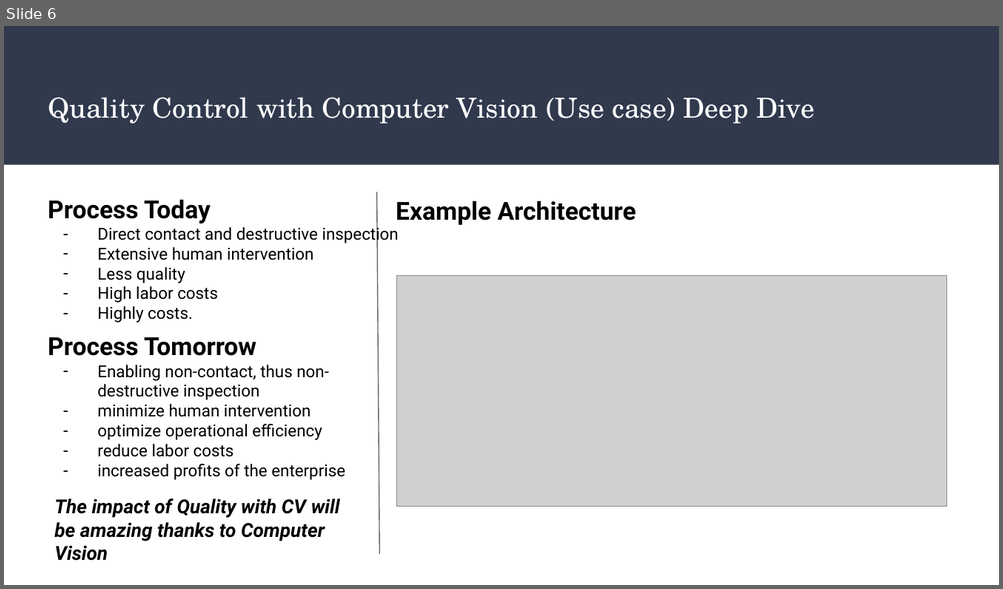
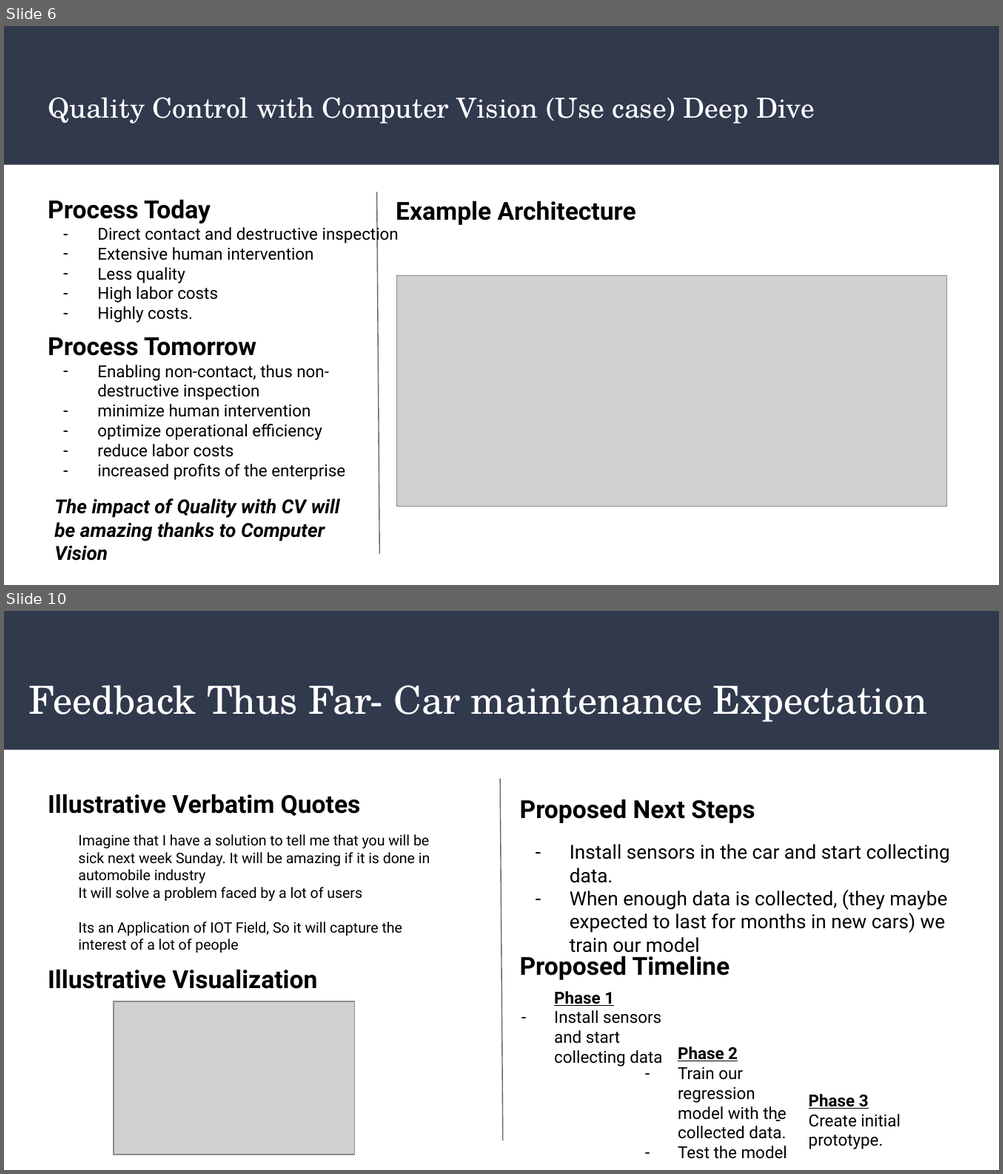
Before and after one commit to mohandesosama/Delivering-an-ML-AI-Strategy, a slide deck: 03_Final Presentation Template.pptx. Shown one above the other, each under a label of ours: slide 6 before the commit, slides 6 and 10 after it; the slides between them are not shown. The pictures are 1003x589 and 1003x1174 pixels, drawn with LibreOffice and Linux fonts; fonts in the diff are those of the drawing; grey boxes stand for pictures. Boxes give left, top, right and bottom in pixels: in the first picture for what was removed or moved away, otherwise in the second. Text is boxed around its words. In the diff, an @@ line names an element or a change of style, - is before the commit and + after.

```diff
--- a/03_Final Presentation Template.pptx
+++ b/03_Final Presentation Template.pptx
@@ slide 10 added at box(4, 611, 999, 1170), background #FFFFFF; not listed: 1 template element that a slide beside it also shows @@
@@ title added at box(28, 685, 927, 722), 28 pt, text #FFFFFF @@
+Feedback Thus Far- Car maintenance Expectation
@@ line added from (501, 779) to (502, 1141), #666666 0.75 pt @@
@@ text added at box(48, 794, 361, 816), 18 pt, text #000000, bold @@
+Illustrative Verbatim Quotes
@@ text added at box(520, 799, 950, 957), 14 pt, text #000000 @@
+Proposed Next Steps
+– Install sensors in the car and start collecting data.
+– When enough data is collected, (they maybe expected to last for months in new cars) we train our model
@@ text added at box(78, 834, 430, 953), 10.5 pt, text #000000 @@
+Imagine that I have a solution to tell me that you will be sick next week Sunday. It will be amazing if it is done in automobile industry
+It will solve a problem faced by a lot of users
+Its an Application of IOT Field, So it will capture the interest of a lot of people
@@ text added at box(520, 956, 730, 980), 18 pt, text #000000, bold @@
+Proposed Timeline
@@ text added at box(48, 969, 317, 989), 18 pt, text #000000, bold @@
+Illustrative Visualization
@@ picture added at box(114, 1002, 354, 1155) @@
@@ text added at box(554, 991, 662, 1067), 12 pt, text #000000 @@
+Phase 1
+– Install sensors and start collecting data
@@ text added at box(677, 1047, 787, 1159), 12 pt, text #000000 @@
+Phase 2
+– Train our regression model with the collected data.
+– Test the model
@@ text added at box(808, 1094, 900, 1150), 12 pt, text #000000 @@
+Phase 3
+– Create initial prototype.
```
Also in this commit, not shown: 5 slides changed, 1 other file.
